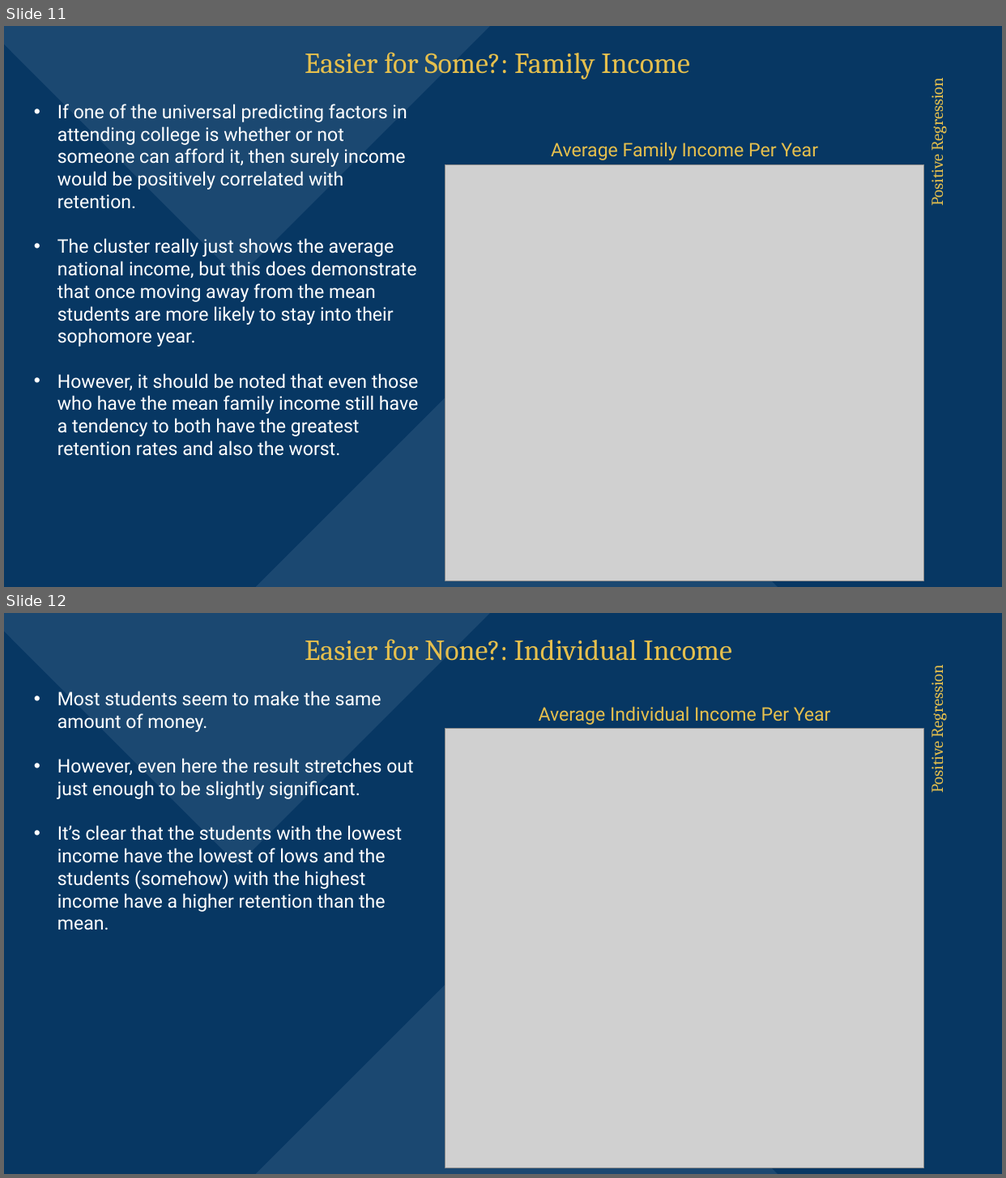
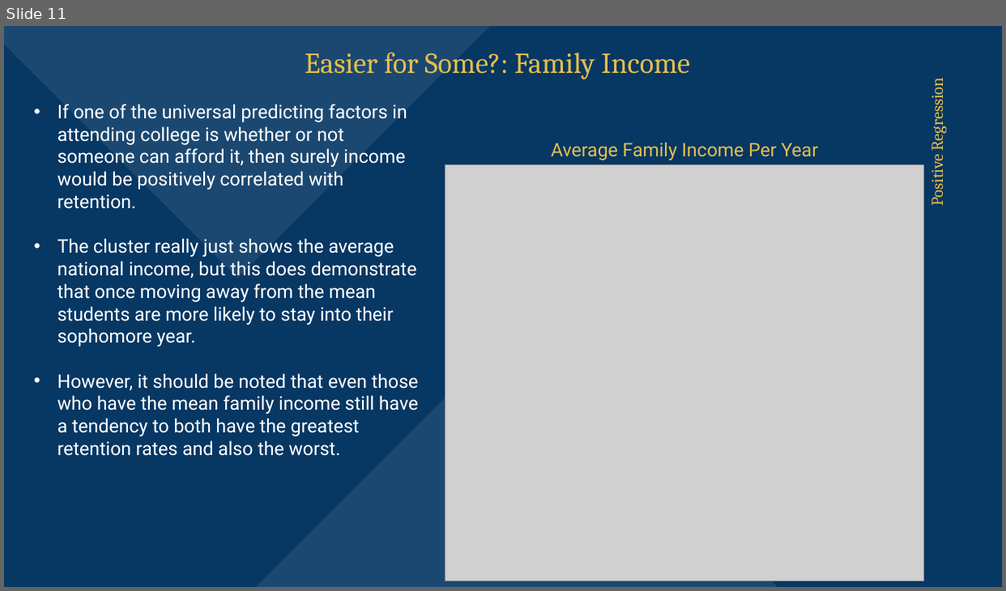
Before and after one commit to dimmediato/College_Scorecard_Data, a slide deck: Powerpoint/Slide Version.pptx. Shown one above the other, each under a label of ours: slides 11 and 12 before the commit, slide 11 after it. The pictures are 1006x1178 and 1006x591 pixels, drawn with LibreOffice and Linux fonts; fonts in the diff are those of the drawing; grey boxes stand for pictures. Boxes give left, top, right and bottom in pixels: in the first picture for what was removed or moved away, otherwise in the second. Text is boxed around its words. In the diff, an @@ line names an element or a change of style, - is before the commit and + after.

Commit message:
Mostly just removed "individual" income

```diff
--- a/Powerpoint/Slide Version.pptx
+++ b/Powerpoint/Slide Version.pptx
@@ slide 12 removed at [4, 613, 1002, 1174], background #073763; not listed: 2 template elements that a slide beside it also shows @@
@@ text removed at [305, 639, 732, 661] @@
-Easier for None?: Individual Income
@@ title removed at [926, 672, 948, 792] @@
-Positive Regression
@@ text removed at [57, 691, 413, 931] @@
-• Most students seem to make the same amount of money.
-• However, even here the result stretches out just enough to be slightly significant.
-• It’s clear that the students with the lowest income have the lowest of lows and the students (somehow) with the highest income have a higher retention than the mean.
@@ text removed at [539, 706, 831, 725] @@
-Average Individual Income Per Year
@@ picture removed at [445, 729, 924, 1169] @@
```
Also in this commit, not shown: 1 slide added, 5 other files.
